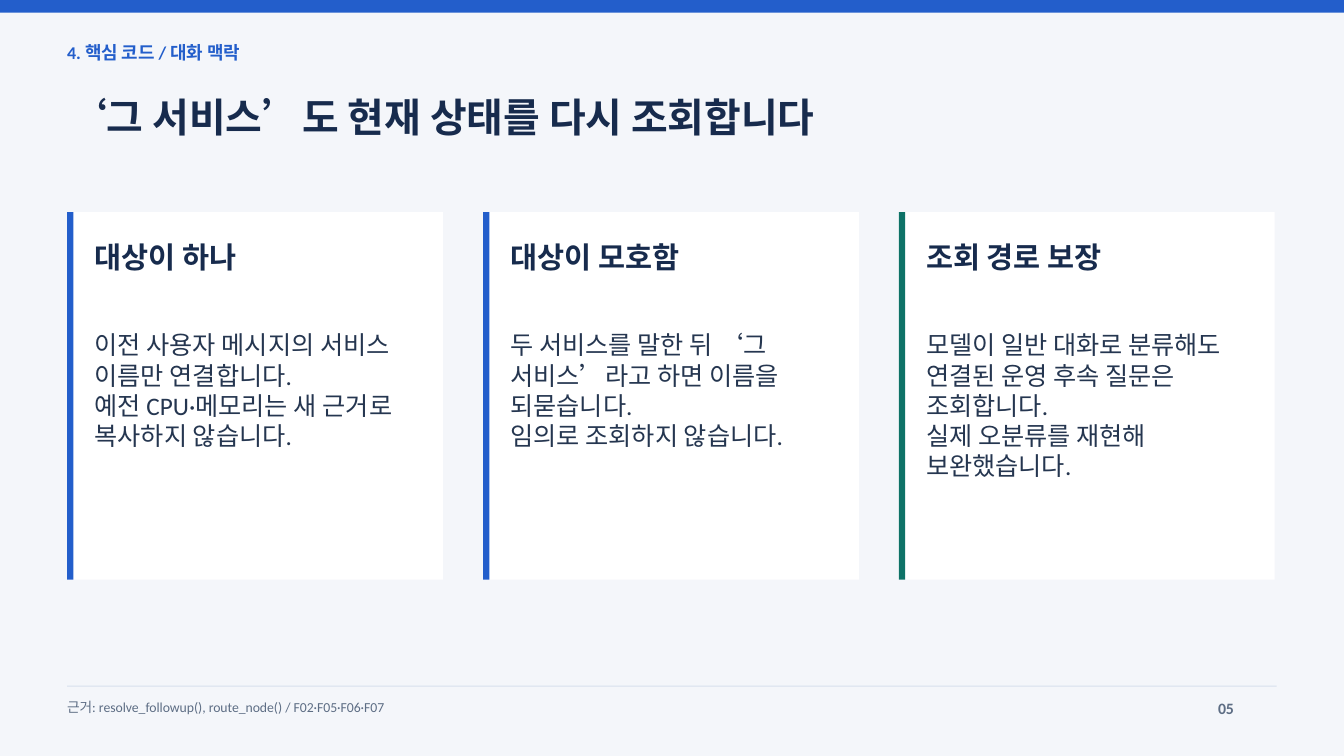
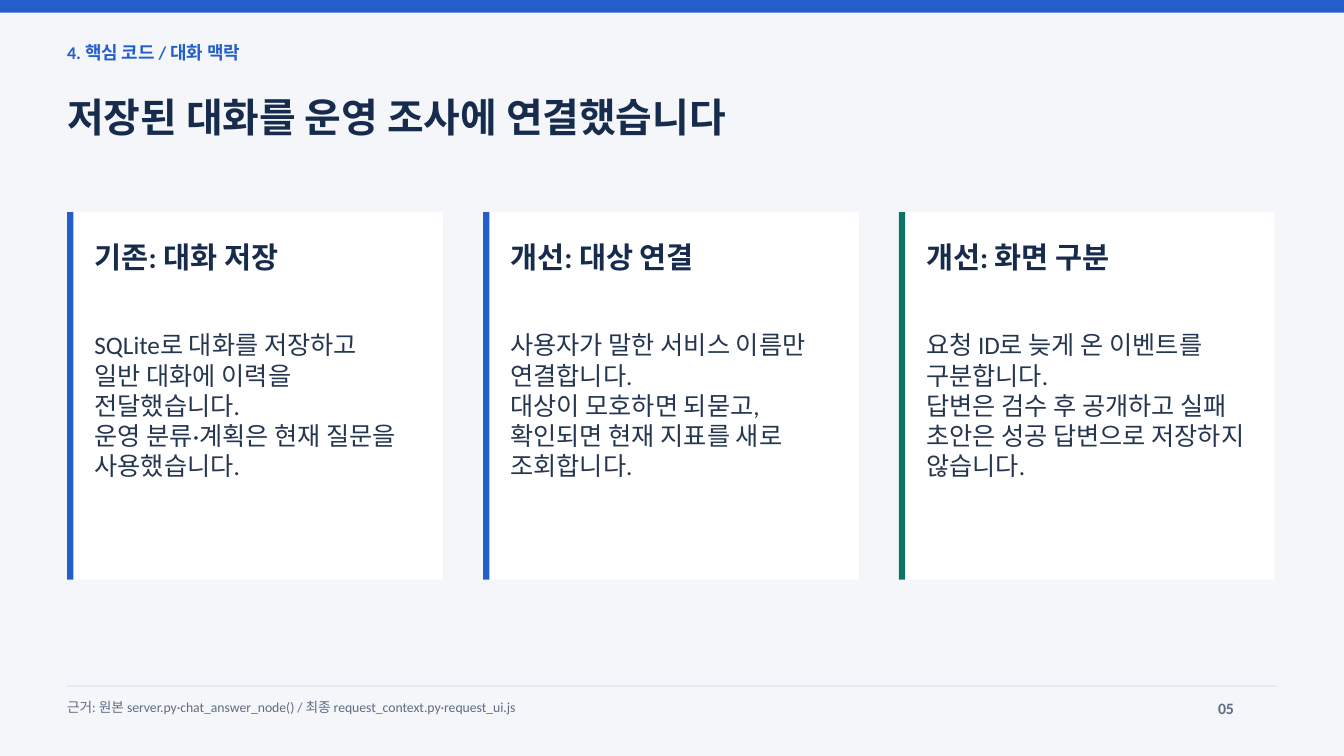
Before and after one commit to jeonginlee09-cpu/skala-ai-mini_project, a slide deck: slide 5 of output/AI_Agent_개선_최종발표.pptx. Drawn at 1344x756 pixels with LibreOffice and Linux fonts; fonts in the diff are those of the drawing. Boxes give left, top, right and bottom in pixels: in the first picture for what was removed or moved away, otherwise in the second. Text is boxed around its words. In the diff, an @@ line names an element or a change of style, - is before the commit and + after.

```diff
--- a/output/AI_Agent_개선_최종발표.pptx
+++ b/output/AI_Agent_개선_최종발표.pptx
@@ text at box(67, 98, 726, 136): text changed @@
-‘그 서비스’도 현재 상태를 다시 조회합니다
+저장된 대화를 운영 조사에 연결했습니다
@@ text at box(94, 243, 278, 271): text changed @@
-대상이 하나
+기존: 대화 저장
@@ text at box(510, 243, 694, 271): text changed @@
-대상이 모호함
+개선: 대상 연결
@@ text at box(926, 243, 1110, 271): text changed @@
-조회 경로 보장
+개선: 화면 구분
@@ text at box(94, 333, 396, 477): text changed @@
-이전 사용자 메시지의 서비스 이름만 연결합니다.
-예전 CPU·메모리는 새 근거로 복사하지 않습니다.
+SQLite로 대화를 저장하고
+일반 대화에 이력을 전달했습니다.
+운영 분류·계획은 현재 질문을 사용했습니다.
@@ text at box(510, 333, 806, 477): text changed @@
-두 서비스를 말한 뒤 ‘그 서비스’라고 하면 이름을 되묻습니다.
-임의로 조회하지 않습니다.
+사용자가 말한 서비스 이름만 연결합니다.
+대상이 모호하면 되묻고,
+확인되면 현재 지표를 새로 조회합니다.
@@ text at box(926, 333, 1245, 477): text changed @@
-모델이 일반 대화로 분류해도 연결된 운영 후속 질문은 조회합니다.
-실제 오분류를 재현해 보완했습니다.
+요청 ID로 늦게 온 이벤트를 구분합니다.
+답변은 검수 후 공개하고 실패 초안은 성공 답변으로 저장하지 않습니다.
@@ text at box(67, 700, 516, 715): text changed @@
-근거: resolve_followup(), route_node() / F02·F05·F06·F07
+근거: 원본 server.py·chat_answer_node() / 최종 request_context.py·request_ui.js
```
Also in this commit, not shown: 8 other slides changed, 12 other files.
